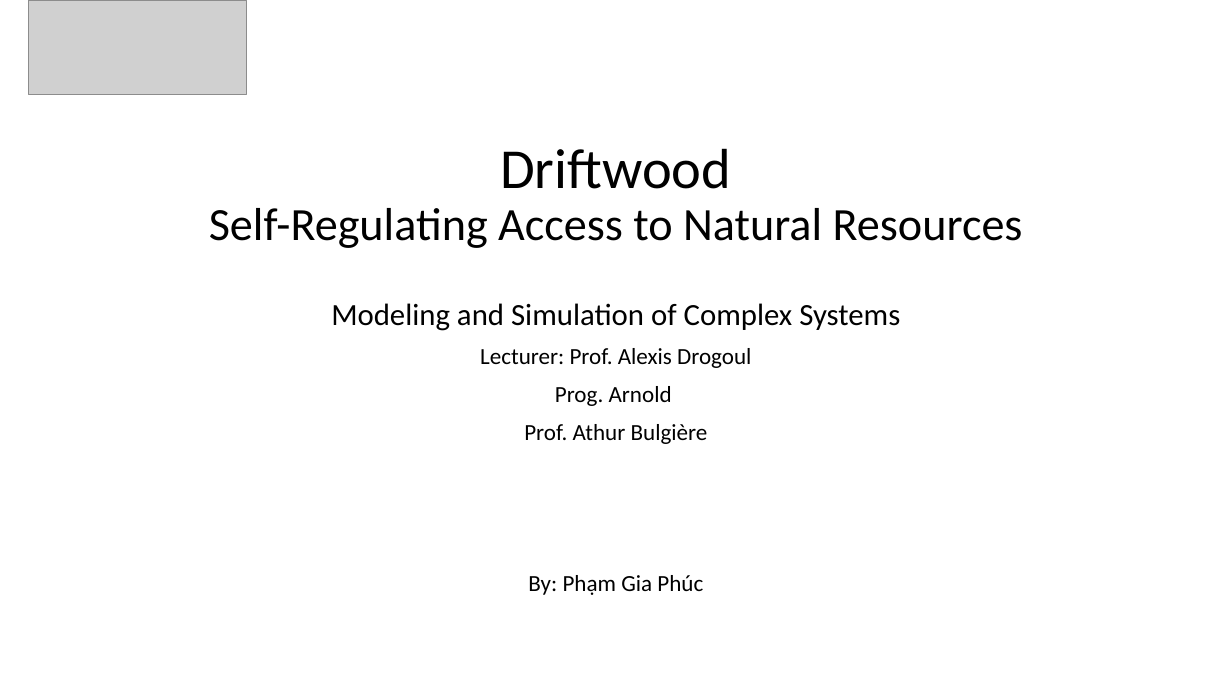
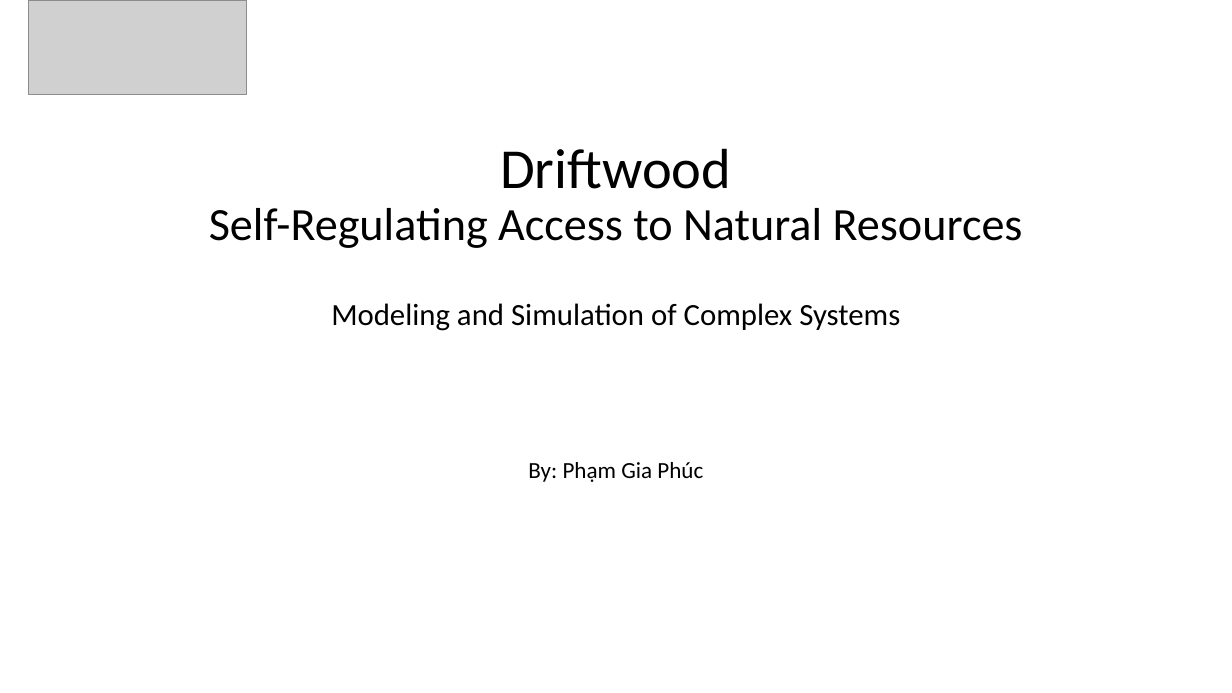
Before and after one commit to Lib3Rt9/ModelingAndSimulation, a slide deck: slide 1 of PROJECT/REPORT/GAMA_Presentation.pptx. Drawn at 1232x693 pixels with LibreOffice and Linux fonts; fonts in the diff are those of the drawing; grey boxes stand for pictures. Boxes give left, top, right and bottom in pixels: in the first picture for what was removed or moved away, otherwise in the second. Text is boxed around its words. In the diff, an @@ line names an element or a change of style, - is before the commit and + after.

Commit message:
- Fix inconsistent first slide

```diff
--- a/PROJECT/REPORT/GAMA_Presentation.pptx
+++ b/PROJECT/REPORT/GAMA_Presentation.pptx
@@ subtitle at <box>480,348,751,444</box>: paragraphs removed @@
-Lecturer: Prof. Alexis Drogoul
-Prog. Arnold
-Prof. Athur Bulgière
```
